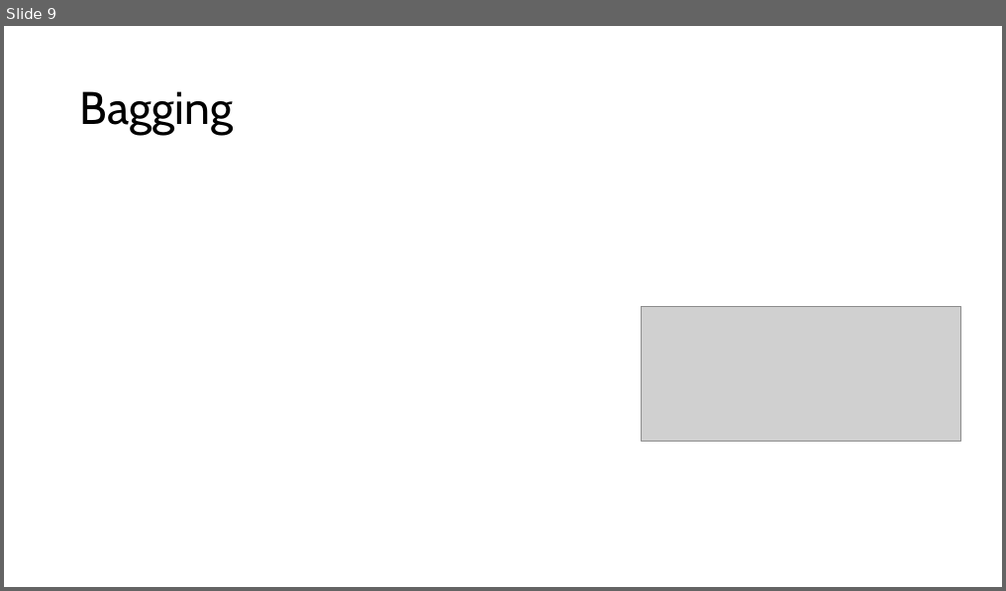
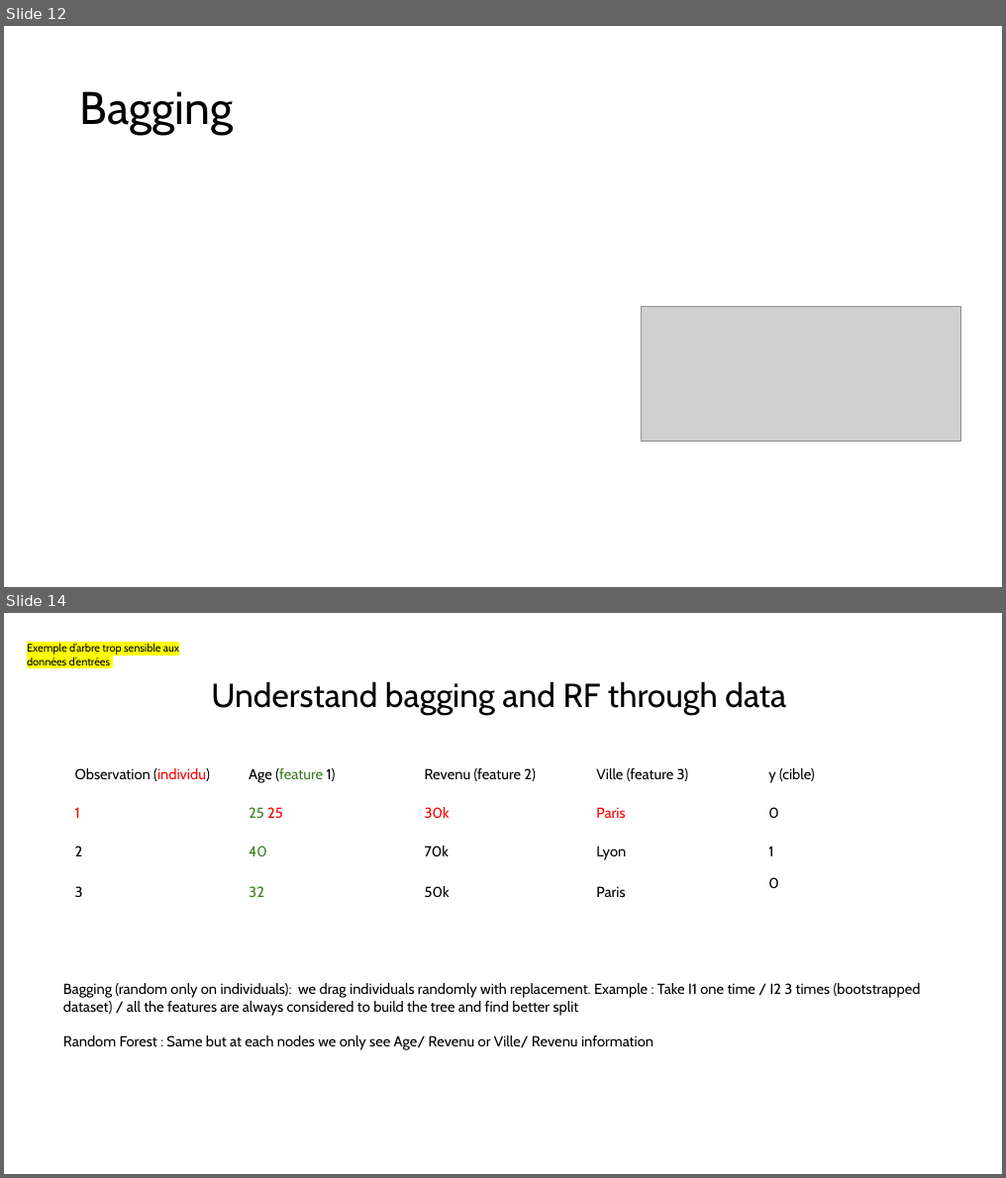
Before and after one commit to maissa777/machine_learning_base_presentation, a slide deck: tree_and_ensemble_method.pptx. Shown one above the other, each under a label of ours: slide 9 before the commit, slides 12 and 14 after it; the slides between them are not shown. The pictures are 1006x591 and 1006x1178 pixels, drawn with LibreOffice and Linux fonts; fonts in the diff are those of the drawing; grey boxes stand for pictures. Boxes give left, top, right and bottom in pixels: in the first picture for what was removed or moved away, otherwise in the second. Text is boxed around its words. In the diff, an @@ line names an element or a change of style, - is before the commit and + after.

```diff
--- a/tree_and_ensemble_method.pptx
+++ b/tree_and_ensemble_method.pptx
@@ slide 14 added at box(4, 613, 1002, 1174), background #FFFFFF @@
@@ text added at box(27, 643, 179, 665), 10.5 pt, text #000000 @@
+Exemple d’arbre trop sensible aux données d’entrées
@@ title added at box(211, 681, 786, 715), 32 pt, text #000000 @@
+Understand bagging and RF through data
@@ table added at box(67, 756, 934, 914), 4 rows, 5 columns @@
+Observation (individu) | Age (feature 1) | Revenu (feature 2) | Ville (feature 3) | y (cible)
+1 | 25 25 | 30k | Paris | 0
+2 | 40 | 70k | Lyon | 1
+3 | 32 | 50k | Paris | 0
@@ text added at box(63, 983, 921, 1051), 14 pt, text #000000 @@
+Bagging (random only on individuals): we drag individuals randomly with replacement. Example : Take I1 one time / I2 3 times (bootstrapped dataset) / all the features are always considered to build the tree and find better split
+Random Forest : Same but at each nodes we only see Age/ Revenu or Ville/ Revenu information
@@ what was slide 9 is now slide 12 @@
```
Also in this commit, not shown: 4 slides changed, 4 other slides added, 1 slide removed, 2 other files.
